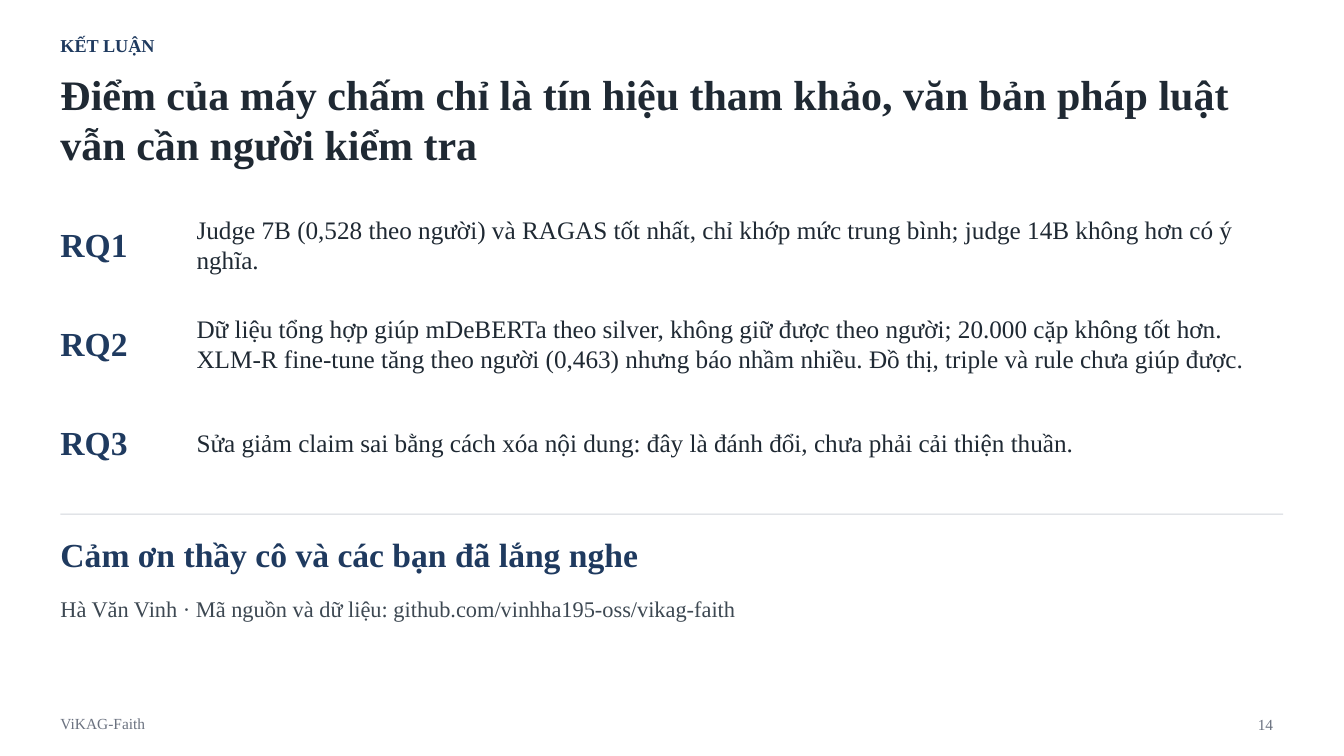
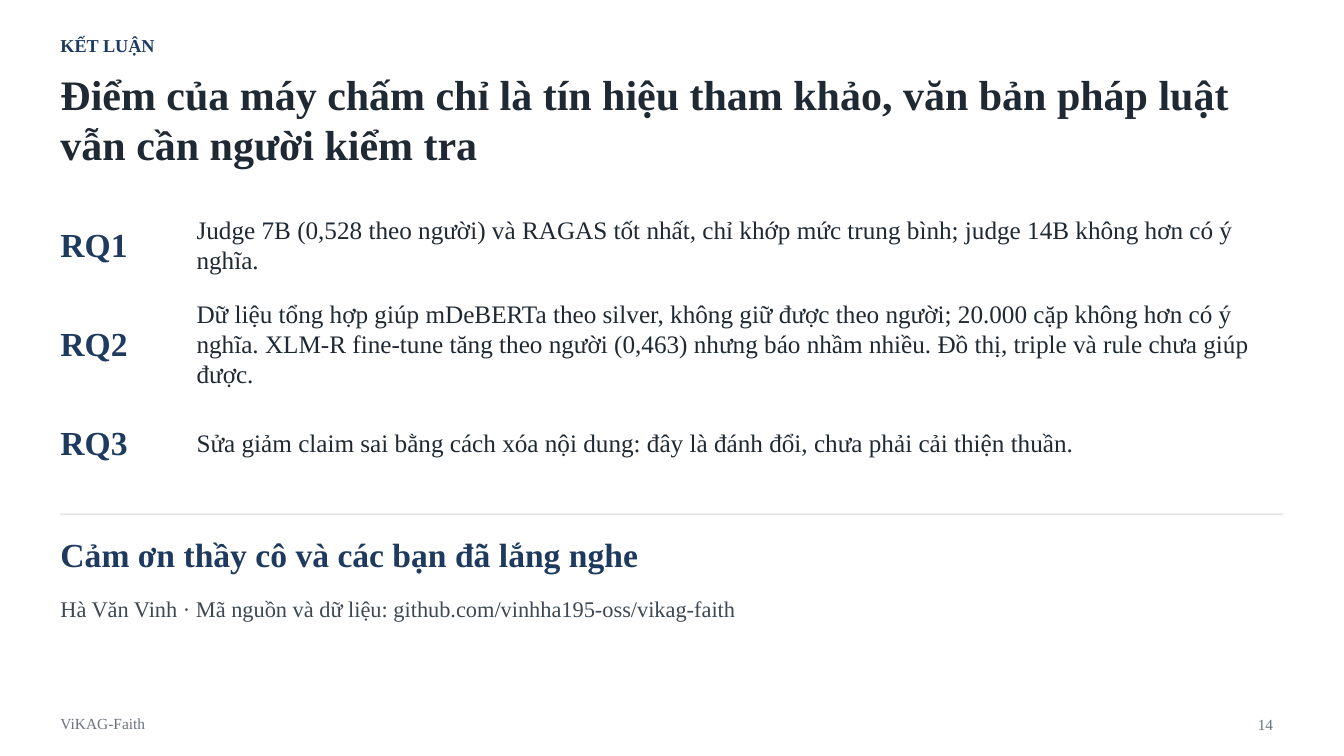
Before and after one commit to vinhha195-oss/vikag-faith, a slide deck: slide 14 of nop_bai/ViKAG-Faith_BaiBao_slide.pptx. Drawn at 1344x756 pixels with LibreOffice and Linux fonts; fonts in the diff are those of the drawing. Boxes give left, top, right and bottom in pixels: in the first picture for what was removed or moved away, otherwise in the second. Text is boxed around its words. In the diff, an @@ line names an element or a change of style, - is before the commit and + after.

```diff
--- a/nop_bai/ViKAG-Faith_BaiBao_slide.pptx
+++ b/nop_bai/ViKAG-Faith_BaiBao_slide.pptx
@@ text at [197, 304, 1248, 387]: text changed @@
-Dữ liệu tổng hợp giúp mDeBERTa theo silver, không giữ được theo người; 20.000 cặp không tốt hơn. XLM-R fine-tune tăng theo người (0,463) nhưng báo nhầm nhiều. Đồ thị, triple và rule chưa giúp được.
+Dữ liệu tổng hợp giúp mDeBERTa theo silver, không giữ được theo người; 20.000 cặp không hơn có ý nghĩa. XLM-R fine-tune tăng theo người (0,463) nhưng báo nhầm nhiều. Đồ thị, triple và rule chưa giúp được.
```
Also in this commit, not shown: 1 other slide changed, 10 other files.
